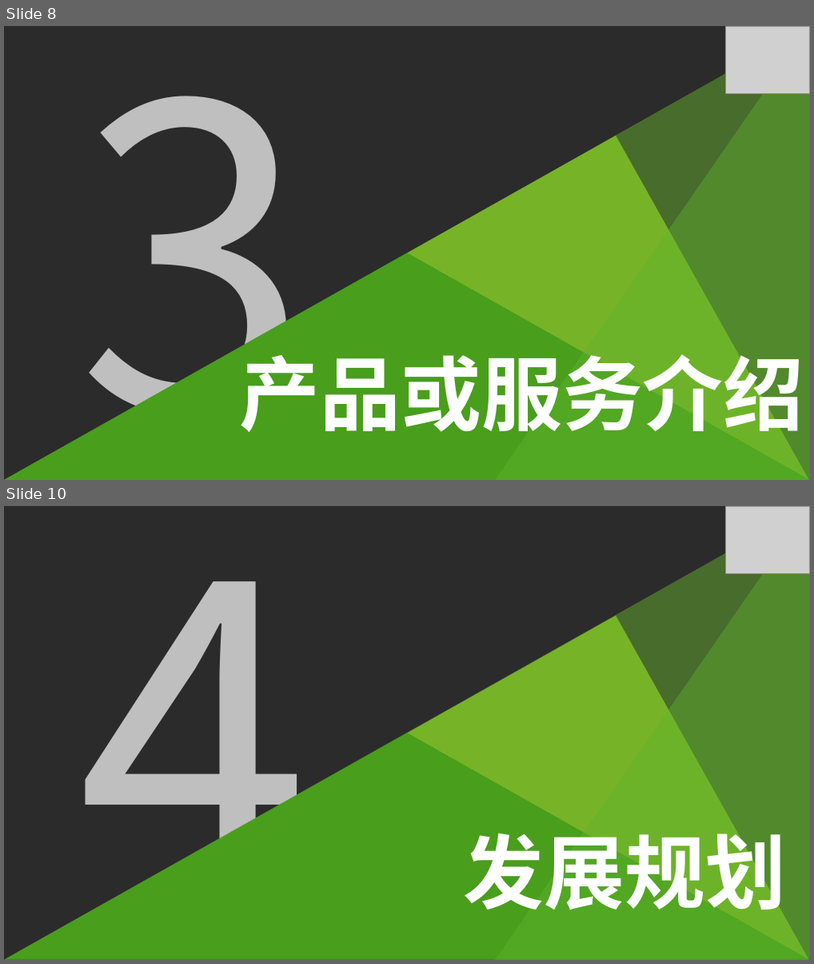
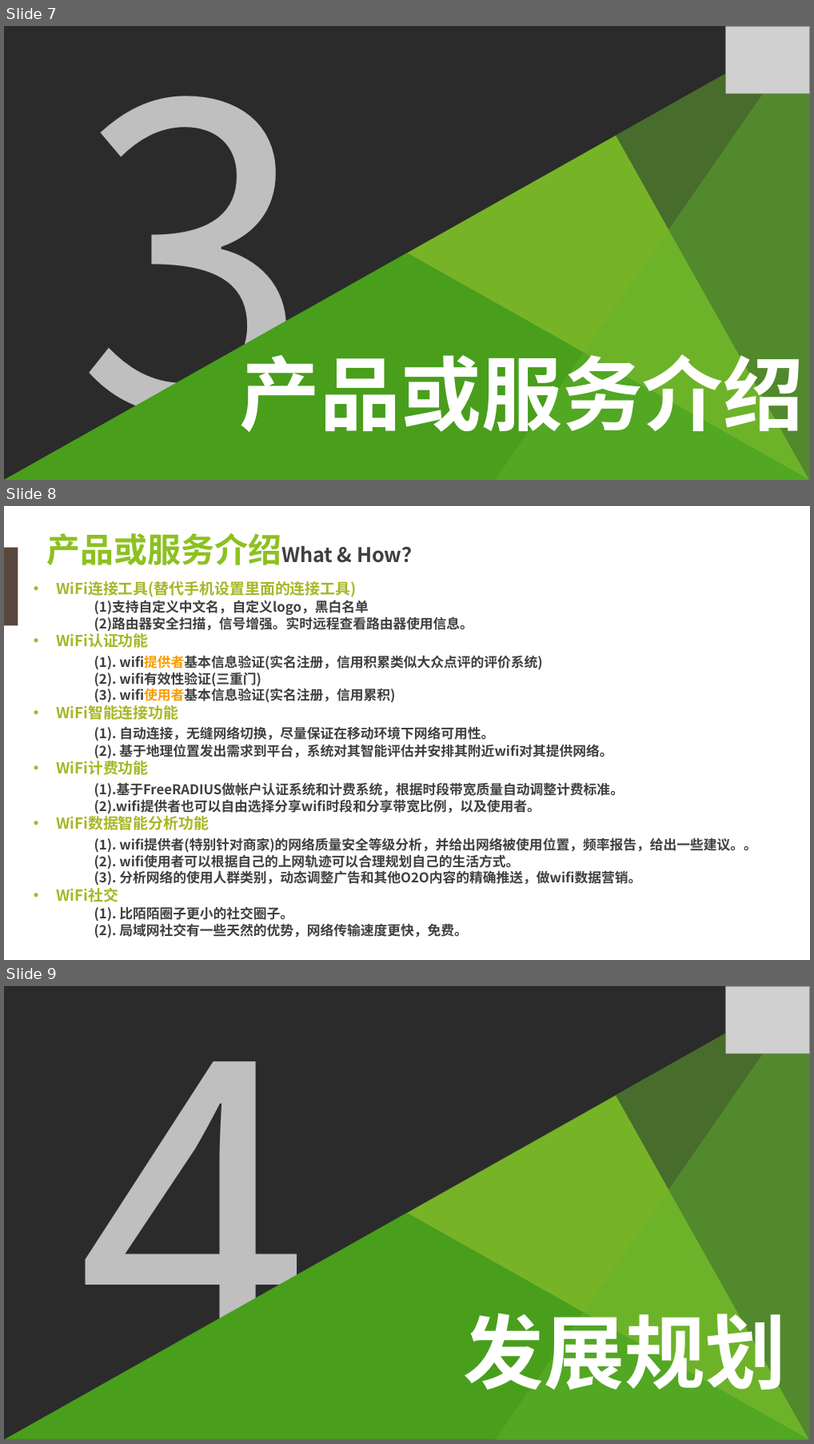
Before and after one commit to chenhening/wifiworld, a slide deck: doc/anynet_bp.ppt. Shown one above the other, each under a label of ours: slides 8 and 10 before the commit, slides 7, 8 and 9 after it; the slides between them are not shown. The pictures are 814x964 and 814x1444 pixels, drawn with LibreOffice and Linux fonts; fonts in the diff are those of the drawing; grey boxes stand for pictures; background and template pictures are left out; a plain dark background stands for a picture behind light text. Boxes give left, top, right and bottom in pixels: in the first picture for what was removed or moved away, otherwise in the second. Text is boxed around its words. In the diff, an @@ line names an element or a change of style, - is before the commit and + after.

```diff
--- a/doc/anynet_bp.ppt
+++ b/doc/anynet_bp.ppt
@@ slide 8 added at (x1=4, y1=506, x2=810, y2=960), background picture (left out) @@
@@ rectangle added at (x1=4, y1=547, x2=18, y2=626), fill #59473E @@
@@ text added at (x1=46, y1=533, x2=422, y2=565), 24 pt, text #3F3F3F, bold @@
+产品或服务介绍What & How？
@@ text added at (x1=56, y1=581, x2=758, y2=937), 16 pt, text #3F3F3F, bold @@
+• WiFi连接工具(替代手机设置里面的连接工具)
+(1)支持自定义中文名，自定义logo，黑白名单
+(2)路由器安全扫描，信号增强。实时远程查看路由器使用信息。
+• WiFi认证功能
+(1). wifi提供者基本信息验证(实名注册，信用积累类似大众点评的评价系统)
+(2). wifi有效性验证(三重门)
+(3). wifi使用者基本信息验证(实名注册，信用累积)
+• WiFi智能连接功能
+(1). 自动连接，无缝网络切换，尽量保证在移动环境下网络可用性。
+(2). 基于地理位置发出需求到平台，系统对其智能评估并安排其附近wifi对其提供网络。
+• WiFi计费功能
+(1).基于FreeRADIUS做帐户认证系统和计费系统，根据时段带宽质量自动调整计费标准。
+(2).wifi提供者也可以自由选择分享wifi时段和分享带宽比例，以及使用者。
+• WiFi数据智能分析功能
+(1). wifi提供者(特别针对商家)的网络质量安全等级分析，并给出网络被使用位置，频率报告，给出一些建议。。
+(2). wifi使用者可以根据自己的上网轨迹可以合理规划自己的生活方式。
+(3). 分析网络的使用人群类别，动态调整广告和其他O2O内容的精确推送，做wifi数据营销。
+• WiFi社交
+(1). 比陌陌圈子更小的社交圈子。
+(2). 局域网社交有一些天然的优势，网络传输速度更快，免费。
@@ what was slide 8 is now slide 7 @@
@@ what was slide 10 is now slide 9 @@
```
Also in this commit, not shown: 7 slides changed, 1 other slide added, 4 slides removed, 1 other file.
